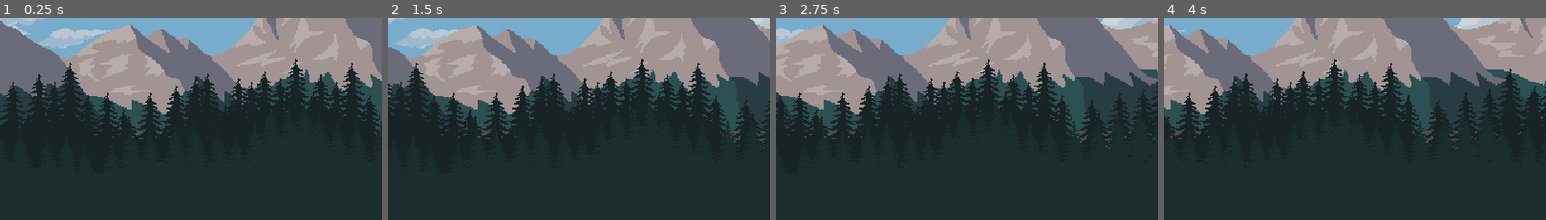
Above: before the commit, frames 1-4 (left to right).
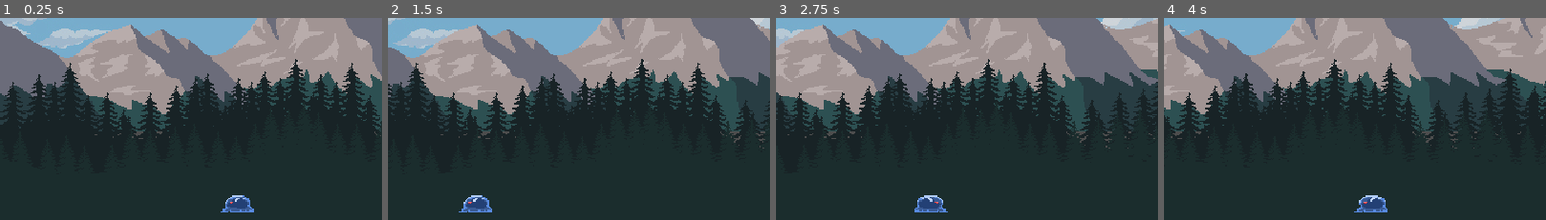
Above: after the commit, the same moments.

Repository: amppavai/godot-repo
Game: Godot game, scene res://main.tscn
The game is run twice, just before and just after one commit, with the same random seed, the same clock (stepped at 60 frames per second) and the same inputs. This scene is started directly instead of the project's main scene.
Inputs:
- Up to frame 1 (0.25 s): no input
- Up to frame 2 (1.5 s): hold Right (ui_right) 0.53-1.28 s; hold Down (ui_down) from 1.28 s (still down)
- Up to frame 3 (2.75 s): release Down (ui_down) at 2.03 s; hold Right (ui_right) from 2.03 s (still down)
- Up to frame 4 (4 s): release Right (ui_right) at 2.78 s; hold Up (ui_up) 2.78-3.53 s; hold Left (ui_left) from 3.53 s (still down)
The pictures show only the part of the screen within x 20-70%, y 28-78%; the shares and areas given below are measured in that part.

The runs differ from the first frame. In frame 1, 0.5% of the frame differs, in the area x 57-67%, y 87-97%; in frame 2, 0.5%; in frame 3, 0.6%, in the area x 36-45%, y 87-97%; in frame 4, 0.6%.

Commit message:
Added bite sound and slime sound

Diff:
--- a/team9/Enemies/Dog/Dog.tscn
+++ b/team9/Enemies/Dog/Dog.tscn
@@ -1,7 +1,8 @@
-[gd_scene load_steps=31 format=3 uid="uid://dx3olc3g3uxsg"]
+[gd_scene load_steps=32 format=3 uid="uid://dx3olc3g3uxsg"]
 
 [ext_resource type="Script" path="res://Enemies/Dog/dog.gd" id="1_4pclu"]
 [ext_resource type="Texture2D" uid="uid://bqv5selcnfexe" path="res://Enemies/Dog/Canine_Black_Full_FX.png" id="1_8fum1"]
+[ext_resource type="AudioStream" uid="uid://bffbbp62h3q68" path="res://Enemies/Dog/bite.mp3" id="3_lqr0w"]
 
 [sub_resource type="AtlasTexture" id="AtlasTexture_r2dh2"]
 atlas = ExtResource("1_8fum1")
@@ -231,6 +232,11 @@
 
 [node name="Timer" type="Timer" parent="."]
 
+[node name="Bite" type="AudioStreamPlayer2D" parent="."]
+stream = ExtResource("3_lqr0w")
+volume_db = -17.976
+bus = &"Wolf"
+
 [connection signal="animation_finished" from="AnimatedSprite2D" to="." method="_on_animated_sprite_2d_animation_finished"]
 [connection signal="body_entered" from="Area2D" to="." method="_on_area_2d_body_entered"]
 [connection signal="body_exited" from="Area2D" to="." method="_on_area_2d_body_exited"]
--- a/team9/Enemies/Dog/dog.gd
+++ b/team9/Enemies/Dog/dog.gd
@@ -34,10 +34,10 @@
 		for i in get_slide_collision_count():
 			var collision = get_slide_collision(i)
 			var player = collision.get_collider()
+
 			"""if player is Player:
-				player.isInvincible = true
-				player.health -= 10
-				player.showDamage(1, 10)"""
+				$Bite.play()
+				player.health -= 10"""
 	if hp <= 0:
 		$AnimatedSprite2D.play("Death")
 
--- a/team9/Enemies/Slime/Slime.tscn
+++ b/team9/Enemies/Slime/Slime.tscn
@@ -1,7 +1,8 @@
-[gd_scene load_steps=19 format=3 uid="uid://cc8owolabuxl1"]
+[gd_scene load_steps=20 format=3 uid="uid://cc8owolabuxl1"]
 
 [ext_resource type="Script" path="res://Enemies/Slime/slime.gd" id="1_cne2q"]
 [ext_resource type="Texture2D" uid="uid://pao1qwly8bk2" path="res://Enemies/Slime/slime-Sheet.png" id="1_hjcd1"]
+[ext_resource type="AudioStream" uid="uid://jrlkhpx8nl85" path="res://Enemies/Slime/slimeSound.mp3" id="3_lt6pm"]
 
 [sub_resource type="AtlasTexture" id="AtlasTexture_ecalp"]
 atlas = ExtResource("1_hjcd1")
@@ -138,4 +139,9 @@
 rotation = 1.5708
 shape = SubResource("CapsuleShape2D_1ayk2")
 
+[node name="AudioStreamPlayer2D" type="AudioStreamPlayer2D" parent="."]
+stream = ExtResource("3_lt6pm")
+autoplay = true
+parameters/looping = true
+
 [connection signal="animation_finished" from="AnimatedSprite2D" to="." method="_on_animated_sprite_2d_animation_finished"]
--- a/team9/Enemies/Slime/slime.gd
+++ b/team9/Enemies/Slime/slime.gd
@@ -29,7 +29,7 @@
 
 func _physics_process(delta: float) -> void:
 	move()
-	velocity.y += gravity
+	#velocity.y += gravity
 	move_and_slide()
 
 	if position.distance_to(player.position) < 50:
--- /dev/null
+++ b/team9/default_bus_layout.tres
@@ -0,0 +1,15 @@
+[gd_resource type="AudioBusLayout" format=3 uid="uid://batoke2my8v7e"]
+
+[resource]
+bus/1/name = &"Wolf"
+bus/1/solo = false
+bus/1/mute = false
+bus/1/bypass_fx = false
+bus/1/volume_db = 0.0
+bus/1/send = &"Master"
+bus/2/name = &"Slime"
+bus/2/solo = false
+bus/2/mute = false
+bus/2/bypass_fx = false
+bus/2/volume_db = 0.0
+bus/2/send = &"Master"
--- a/team9/main.tscn
+++ b/team9/main.tscn
@@ -1,7 +1,8 @@
-[gd_scene load_steps=3 format=3 uid="uid://c2lukbpjymy40"]
+[gd_scene load_steps=4 format=3 uid="uid://c2lukbpjymy40"]
 
 [ext_resource type="PackedScene" uid="uid://p1r6kyv04vqr" path="res://level_1.tscn" id="1_8o510"]
 [ext_resource type="PackedScene" uid="uid://cedbb5u7iygx8" path="res://player_(_polina).tscn" id="2_6fy3c"]
+[ext_resource type="PackedScene" uid="uid://cc8owolabuxl1" path="res://Enemies/Slime/Slime.tscn" id="4_8wubm"]
 
 [node name="main(yolanda)" type="Node2D"]
 position = Vector2(-1, -3)
@@ -11,3 +12,10 @@
 
 [node name="Level1(Ani)" parent="." instance=ExtResource("1_8o510")]
 position = Vector2(0, 0)
+
+[node name="Slime" parent="." node_paths=PackedStringArray("A") instance=ExtResource("4_8wubm")]
+position = Vector2(350, 249)
+A = NodePath("../Node2D")
+
+[node name="Node2D" type="Node2D" parent="."]
+position = Vector2(163, 258)
Not shown, added: team9/Enemies/Dog/bite.mp3.import
Not shown, added: team9/Enemies/Slime/slimeSound.mp3.import
Not shown, added: team9/Enemies/Dog/bite.mp3
Not shown, added: team9/Enemies/Slime/slimeSound.mp3
